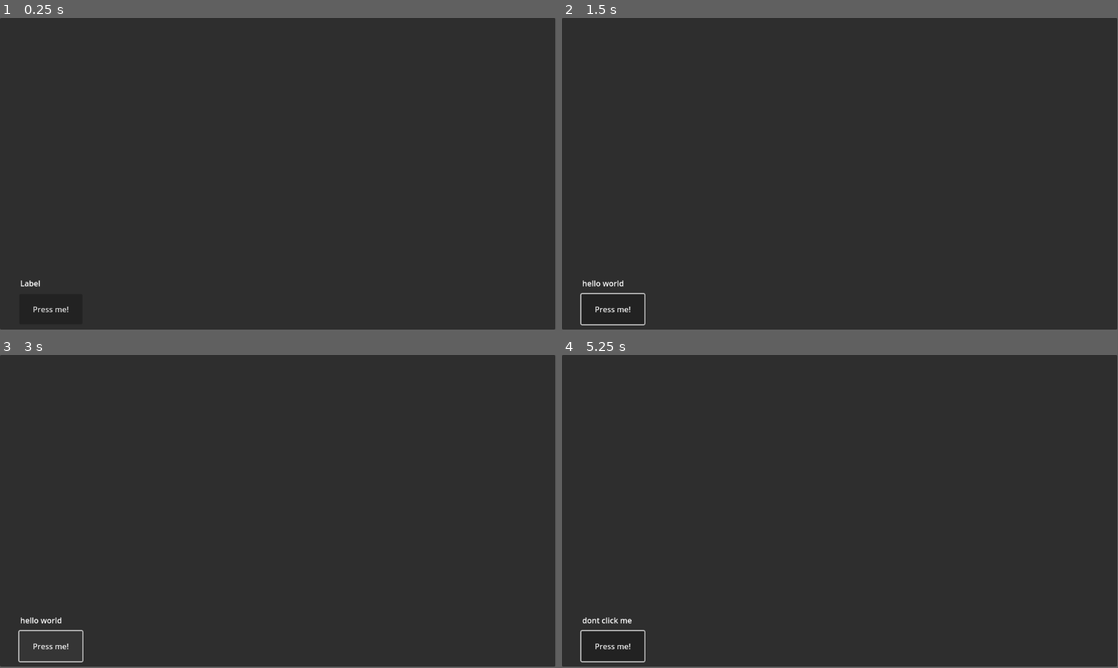
Above: before the commit, frames 1-4 (two rows, left to right).
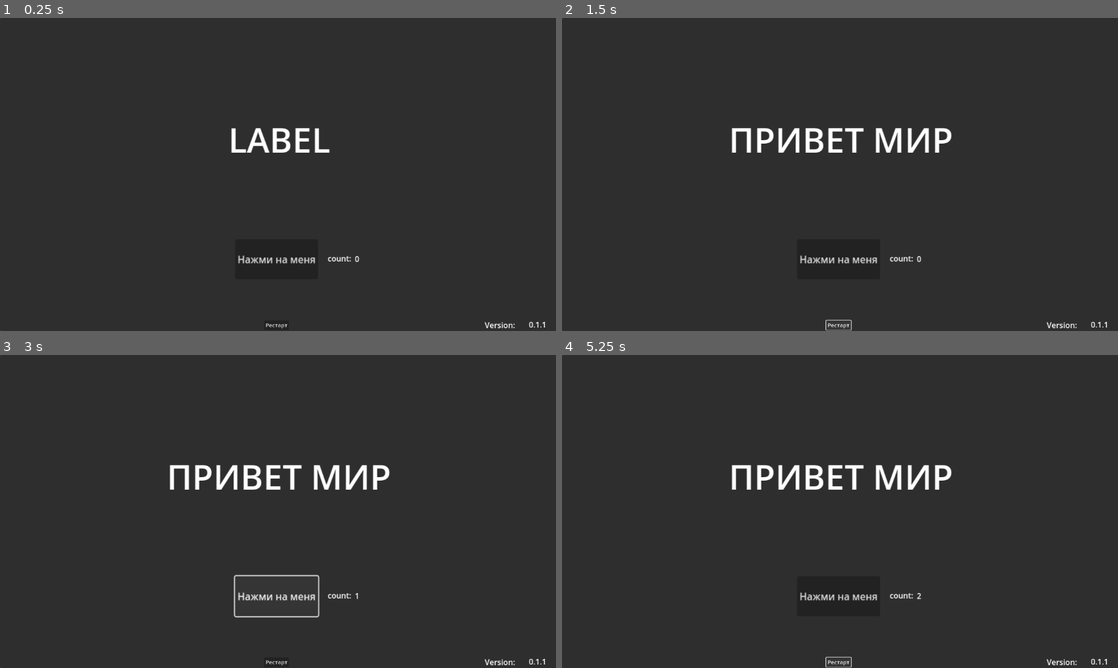
Above: after the commit, the same moments.

Repository: andrucom/Godot_test_game
Game: Godot game, scene res://test_game_b.tscn
Two runs of this game, one before a commit and one after it. Both use one fixed random seed, a clock stepped at 60 frames per second and the inputs below.
Inputs (mouse positions are in pixels of both pictures, inside the frame that each line leads up to):
- Up to frame 1 (0.25 s): no input
- Up to frame 2 (1.5 s): click "Press me!" (after the commit: "Нажми на меня") at 0.5 s; click (840, 324) at 1.25 s, where only the run after the commit has a clickable "Рестарт"
- Up to frame 3 (3 s): click (278, 661) at 2 s, where only the run after the commit has a clickable "Рестарт"; click "Press me!" (after the commit: "Нажми на меня") at 2.75 s
- Up to frame 4 (5.25 s): click "Press me!" (after the commit: "Нажми на меня") at 3.5 s; click (840, 661) at 4.25 s, where only the run after the commit has a clickable "Рестарт"; tap Enter at 5 s
In our replay, the window is 799x449 before the commit and 800x451 after it. These sizes can differ from the game's own. Grey fills any space a smaller window leaves; there, only what the larger window draws over its background counts as a difference.

The runs differ from the first frame. In frame 1, 1.1% of the frame differs, in the area x 3-98%, y 35-100%; in frame 2, 2.1%; in frame 3, 2.4%; in frame 4, 2.2%.

Commit message:
Update game
- Changing the idea of the "project". Now it's a clicker game :D
- Add words up to ~50
- Add buttons and version

Diff:
--- /dev/null
+++ b/Button.gd
@@ -0,0 +1,32 @@
+extends Button
+
+
+
+# Called when the node enters the scene tree for the first time.
+func _ready():
+	pass # Replace with function body.
+
+
+# Called every frame. 'delta' is the elapsed time since the previous frame.
+func _process(delta):
+	pass
+
+
+func _on_pressed():
+	g.click
+	if g.click > 20:
+		text="Хватит"
+	if g.click > 25:
+		text="Нажми на меня"
+	if g.click > 35:
+		text="Stop"
+	if g.click > 36:
+		text="sTop"
+	if g.click > 37:
+		text="stOp"
+	if g.click > 38:
+		text="stoP"
+	if g.click > 39:
+		text="STOP"
+	if g.click > 42:
+		text="Нажми на меня!"
--- /dev/null
+++ b/Button2.gd
@@ -0,0 +1,16 @@
+extends Button
+
+
+# Called when the node enters the scene tree for the first time.
+func _ready():
+	pass # Replace with function body.
+
+
+# Called every frame. 'delta' is the elapsed time since the previous frame.
+func _process(delta):
+	pass
+
+
+func _on_pressed():
+	g.click=1
+	pass # Replace with function body.
--- a/Label.gd
+++ b/Label.gd
@@ -1,6 +1,4 @@
 extends Label
-
-var click = 0
 
 # Called when the node enters the scene tree for the first time.
 func _ready():
@@ -14,10 +12,23 @@
 
 func _on_button_pressed():
 
-	text = "hello world"
-	click+=1
-	if click > 3:
-		text = "dont click me"
-	if click > 5:
-		text = "Stop click me"
-	pass # Replace with function body.
+	text = "Привет мир"
+	g.click+=1
+	if g.click > 3:
+		text = "Не кликай на меня"
+	if g.click > 5:
+		text = "Не кликай на меня"
+	if g.click > 10:
+		text = "НЕ КЛИКАЙ НА МЕНЯ, сука..."
+	if g.click > 15:
+		text = "Ладно"
+	if g.click > 25:
+		text = "..."
+	if g.click > 35:
+		text = "Не надоело?"
+	if g.click > 45:
+		text = "Мама анархия...?"
+	if g.click > 55:
+		text = "Ну кликай, кликай умник..."
+	if g.click > 65:
+		text = "..."
--- /dev/null
+++ b/Label2.gd
@@ -0,0 +1,17 @@
+extends Label
+
+
+# Called when the node enters the scene tree for the first time.
+func _ready():
+	pass # Replace with function body.
+
+
+# Called every frame. 'delta' is the elapsed time since the previous frame.
+func _process(delta):
+	pass
+
+
+func _on_button_pressed():
+	text="0"
+	if g.click > 0:
+		text = str(g.click)
--- /dev/null
+++ b/Label3.gd
@@ -0,0 +1,14 @@
+extends Label
+
+# Called when the node enters the scene tree for the first time.
+func _ready():
+	pass # Replace with function body.
+
+
+# Called every frame. 'delta' is the elapsed time since the previous frame.
+func _process(delta):
+	pass
+
+
+func _on_button_pressed():
+	pass # Replace with function body.
--- /dev/null
+++ b/new_script.gd
@@ -0,0 +1,4 @@
+extends Node
+
+var click = 0
+var ver = "0.1.1"
--- a/project.godot
+++ b/project.godot
@@ -10,7 +10,17 @@
 
 [application]
 
-config/name="Test_game"
+config/name="Click game"
 run/main_scene="res://test_game_b.tscn"
 config/features=PackedStringArray("4.1", "Forward Plus")
 config/icon="res://icon.svg"
+
+[autoload]
+
+g="*res://new_script.gd"
+
+[display]
+
+window/size/viewport_width=1148
+window/size/resizable=false
+window/vsync/vsync_mode=0
--- a/test_game_b.tscn
+++ b/test_game_b.tscn
@@ -1,35 +1,101 @@
-[gd_scene load_steps=2 format=3 uid="uid://cv6i3y1ks8lx7"]
+[gd_scene load_steps=8 format=3 uid="uid://cv6i3y1ks8lx7"]
 
+[ext_resource type="Script" path="res://Label3.gd" id="1_eqbjt"]
 [ext_resource type="Script" path="res://Label.gd" id="1_sampq"]
+[ext_resource type="Script" path="res://Label2.gd" id="2_jcurk"]
+[ext_resource type="Script" path="res://Button.gd" id="3_x8eor"]
+[ext_resource type="Script" path="res://Button2.gd" id="5_twbbm"]
+[ext_resource type="Script" path="res://version_var.gd" id="6_lkcva"]
+
+[sub_resource type="LabelSettings" id="LabelSettings_a4bms"]
+font_size = 71
 
 [node name="Control" type="Control"]
 layout_mode = 3
-anchors_preset = 15
-anchor_right = 1.0
+anchor_right = 1.004
 anchor_bottom = 1.0
+offset_right = 4.40796
+offset_bottom = 1.0
 grow_horizontal = 2
 grow_vertical = 2
+scale = Vector2(1.00084, 1)
 
 [node name="Panel" type="Panel" parent="."]
 layout_mode = 0
 offset_right = 1152.0
 offset_bottom = 648.0
 
+[node name="Label3" type="Label" parent="Panel"]
+layout_mode = 0
+offset_left = 676.0
+offset_top = 486.0
+offset_right = 725.0
+offset_bottom = 512.0
+text = "count:"
+script = ExtResource("1_eqbjt")
+
+[node name="Label2" type="Label" parent="Panel"]
+layout_mode = 0
+offset_left = 732.0
+offset_top = 487.0
+offset_right = 743.0
+offset_bottom = 513.0
+text = "0"
+script = ExtResource("2_jcurk")
+
 [node name="Button" type="Button" parent="Panel"]
 layout_mode = 0
-offset_left = 40.0
-offset_top = 574.0
-offset_right = 171.0
-offset_bottom = 637.0
-text = "Press me!"
+offset_left = 485.0
+offset_top = 458.0
+offset_right = 620.0
+offset_bottom = 521.0
+scale = Vector2(1.26812, 1.31071)
+text = "Нажми на меня"
+script = ExtResource("3_x8eor")
 
 [node name="Label" type="Label" parent="Panel"]
 layout_mode = 0
-offset_left = 42.0
-offset_top = 540.0
-offset_right = 95.0
-offset_bottom = 566.0
+offset_top = 79.0
+offset_right = 1152.0
+offset_bottom = 424.0
+auto_translate = false
 text = "Label"
+label_settings = SubResource("LabelSettings_a4bms")
+horizontal_alignment = 1
+vertical_alignment = 1
+uppercase = true
 script = ExtResource("1_sampq")
 
+[node name="Button2" type="Button" parent="Panel"]
+layout_mode = 0
+offset_left = 545.0
+offset_top = 626.0
+offset_right = 616.0
+offset_bottom = 657.0
+scale = Vector2(0.720005, 0.639998)
+text = "Рестарт"
+script = ExtResource("5_twbbm")
+
+[node name="version_text" type="Label" parent="Panel"]
+layout_mode = 0
+offset_left = 1000.0
+offset_top = 624.0
+offset_right = 1059.0
+offset_bottom = 650.0
+text = "Version:"
+
+[node name="version_var" type="Label" parent="Panel"]
+layout_mode = 0
+offset_left = 1068.0
+offset_top = 623.0
+offset_right = 1151.0
+offset_bottom = 646.0
+horizontal_alignment = 1
+vertical_alignment = 1
+script = ExtResource("6_lkcva")
+
+[connection signal="pressed" from="Panel/Button" to="Panel/Label3" method="_on_button_pressed"]
+[connection signal="pressed" from="Panel/Button" to="Panel/Label2" method="_on_button_pressed"]
+[connection signal="pressed" from="Panel/Button" to="Panel/Button" method="_on_pressed"]
 [connection signal="pressed" from="Panel/Button" to="Panel/Label" method="_on_button_pressed"]
+[connection signal="pressed" from="Panel/Button2" to="Panel/Button2" method="_on_pressed"]
--- /dev/null
+++ b/version_var.gd
@@ -0,0 +1,12 @@
+extends Label
+
+
+# Called when the node enters the scene tree for the first time.
+func _ready():
+	text = g.ver
+	pass # Replace with function body.
+
+
+# Called every frame. 'delta' is the elapsed time since the previous frame.
+func _process(delta):
+	pass
